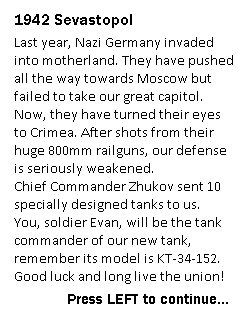
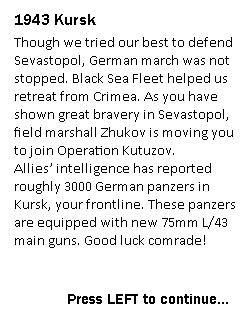
Layer changes from the first 240x320 image to the second:
renamed "Last year, Nazi Germany invaded into motherland. They have push" to "Though we tried our best to defend Sevastopol, German march was", painted on it over [14, 37, 235, 284]
renamed "1942 Sevastopol" to "1943 Kursk", painted on it over [42, 14, 132, 28]
